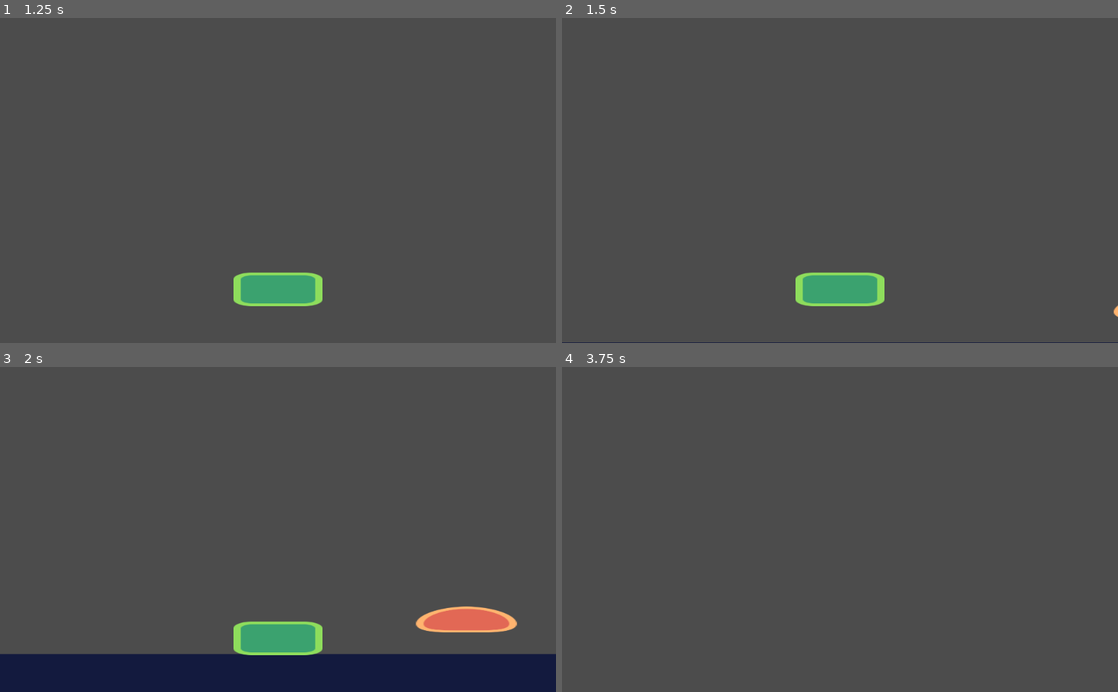
Above: before the commit, frames 1-4 (two rows, left to right).
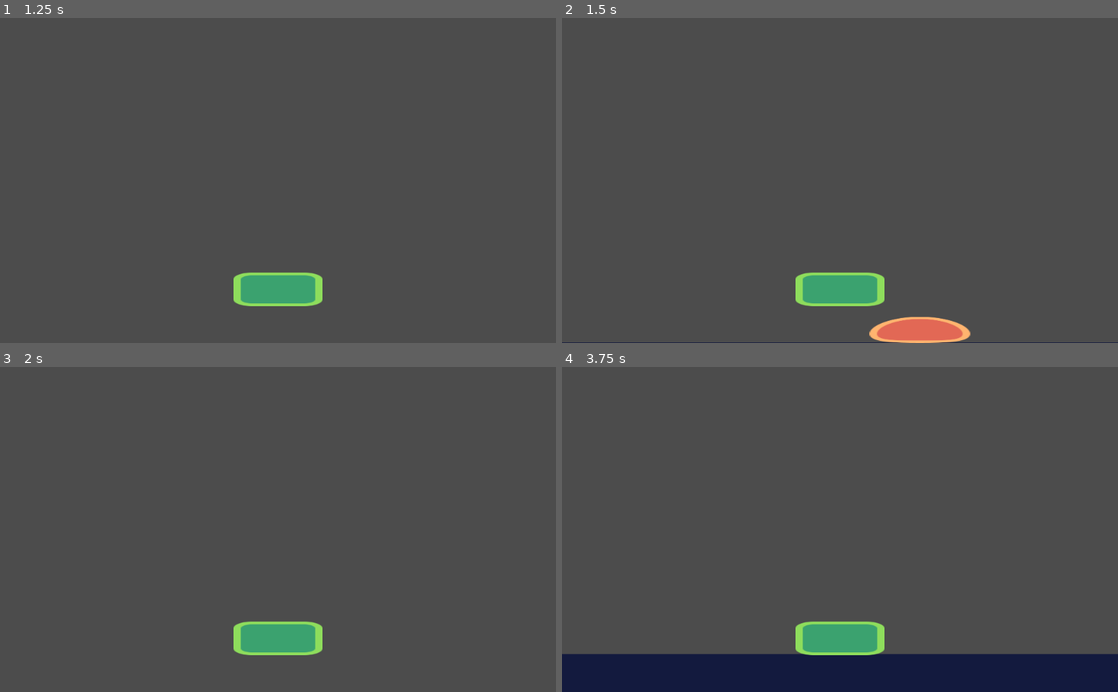
Above: after the commit, the same moments.

Repository: jukfiuune/AdventureOfAHouseCat
Game: Godot game, scene res://src/Levels/Level test.tscn
Two runs of this game, one before a commit and one after it. Both use one fixed random seed, a clock stepped at 60 frames per second and the inputs below.
Inputs:
- Up to frame 1 (1.25 s): tap Enter at 0.5 s; hold Right (ui_right) from 0.53 s (still down); tap Up (ui_up) at 0.77 s
- Up to frame 2 (1.5 s): keep holding Right (ui_right); tap Space at 1.25 s
- Up to frame 3 (2 s): keep holding Right (ui_right); tap Up (ui_up) at 1.52 s
- Up to frame 4 (3.75 s): release Right (ui_right) at 2.03 s; hold Left (ui_left) 2.03-2.78 s; hold Right (ui_right) from 2.78 s (still down); tap Up (ui_up) at 3.02 s

Frame 1 is identical in both runs. In frame 2, 1.2% of the frame differs, in the area x 55-100%, y 88-100%; in frame 3, 13%; in frame 4, 13%, in the area x 0-100%, y 78-100%.

Commit message:
Roomba works without looking again

Diff:
--- a/src/actors/enemy.gd
+++ b/src/actors/enemy.gd
@@ -9,7 +9,6 @@
 
 
 func _ready() -> void :
-	set_physics_process(false)
 	_velocity.x = -speed.x
 
 func _physics_process(delta: float) -> void:
